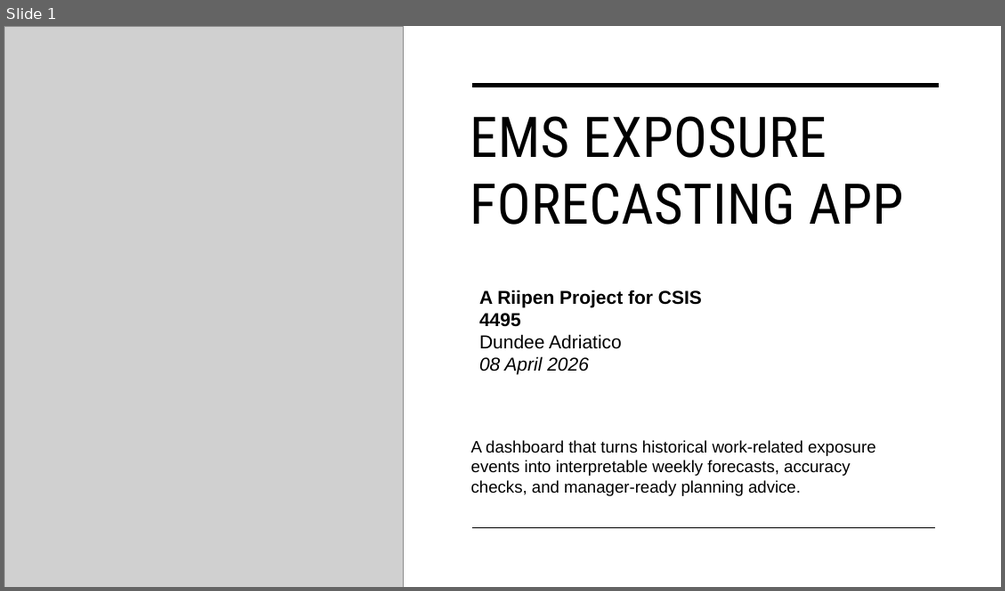
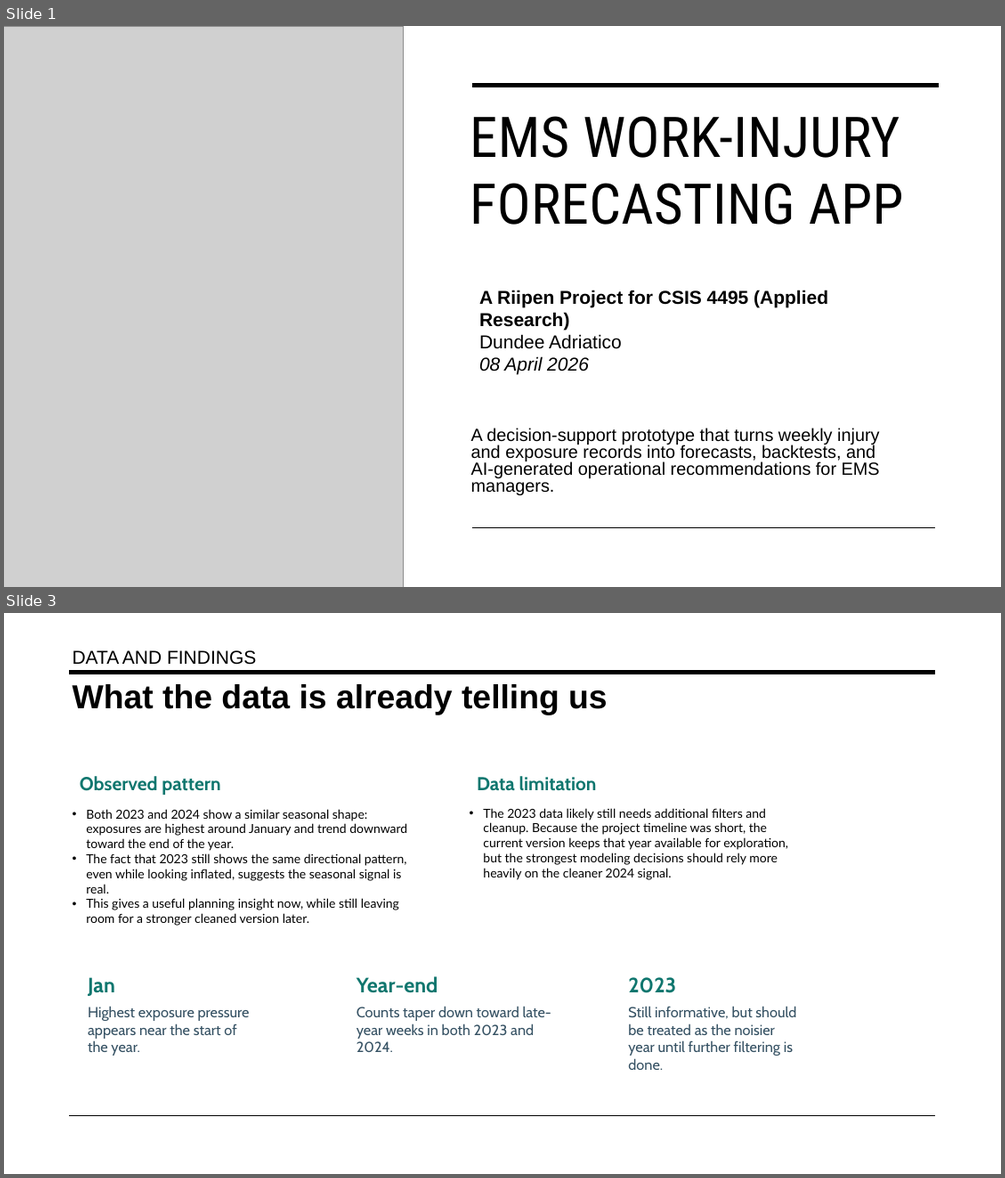
Before and after one commit to dondemici/W26_4495_S2_DundeeA, a slide deck: DocumentsAndReports/EMS Exposure Forecasting App Deck.pptx. Shown one above the other, each under a label of ours: slide 1 before the commit, slides 1 and 3 after it; the slides between them are not shown. The pictures are 1005x591 and 1005x1178 pixels, drawn with LibreOffice and Linux fonts; fonts in the diff are those of the drawing; grey boxes stand for pictures. Boxes give left, top, right and bottom in pixels: in the first picture for what was removed or moved away, otherwise in the second. Text is boxed around its words. In the diff, an @@ line names an element or a change of style, - is before the commit and + after.

```diff
--- a/DocumentsAndReports/EMS Exposure Forecasting App Deck.pptx
+++ b/DocumentsAndReports/EMS Exposure Forecasting App Deck.pptx
@@ slide 3 added at (4,613,1001,1174), background #FFFFFF @@
@@ text added at (73,650,256,665), 18 pt, text #000000 @@
+DATA AND FINDINGS
@@ line added from (70, 672) to (936, 672), #000000 3.5 pt @@
@@ text added at (73,684,607,715), 32 pt, text #000000, bold @@
+What the data is already telling us
@@ text added at (80,776,220,795), 18 pt, text #0F766E, bold @@
+Observed pattern
@@ text added at (477,776,597,791), 18 pt, text #0F766E, bold @@
+Data limitation
@@ text added at (86,809,407,925), 12 pt, text #000000 @@
+• Both 2023 and 2024 show a similar seasonal shape: exposures are highest around January and trend downward toward the end of the year.
+• The fact that 2023 still shows the same directional pattern, even while looking inflated, suggests the seasonal signal is real.
+• This gives a useful planning insight now, while still leaving room for a stronger cleaned version later.
@@ text added at (483,808,788,880), 12 pt, text #000000 @@
+• The 2023 data likely still needs additional filters and cleanup. Because the project timeline was short, the current version keeps that year available for exploration, but the strongest modeling decisions should rely more heavily on the cleaner 2024 signal.
@@ text added at (88,977,250,1055), 14 pt, text #355163 @@
+Jan
+Highest exposure pressure appears near the start of the year.
@@ text added at (356,976,551,1052), 14 pt, text #355163 @@
+Year-end
+Counts taper down toward late-year weeks in both 2023 and 2024.
@@ text added at (628,977,796,1070), 14 pt, text #355163 @@
+2023
+Still informative, but should be treated as the noisier year until further filtering is done.
@@ line added from (70, 1116) to (936, 1116), #000000 1 pt @@
@@ slide 1 changed as well @@
@@ picture added at (4,26,403,587) @@
@@ title at (469,116,904,224): text changed @@
-EMS EXPOSURE FORECASTING APP
+EMS WORK-INJURY FORECASTING APP
@@ text at (479,289,828,329): text changed @@
-A Riipen Project for CSIS 4495
+A Riipen Project for CSIS 4495 (Applied Research)
@@ subtitle at (471,427,880,495): text changed; size 16 to 17 pt @@
-A dashboard that turns historical work-related exposure events into interpretable weekly forecasts, accuracy checks, and manager-ready planning advice.
+A decision-support prototype that turns weekly injury and exposure records into forecasts, backtests, and AI-generated operational recommendations for EMS managers.
```
Also in this commit, not shown: 5 other slides added, 5 slides removed, 2 other files.
